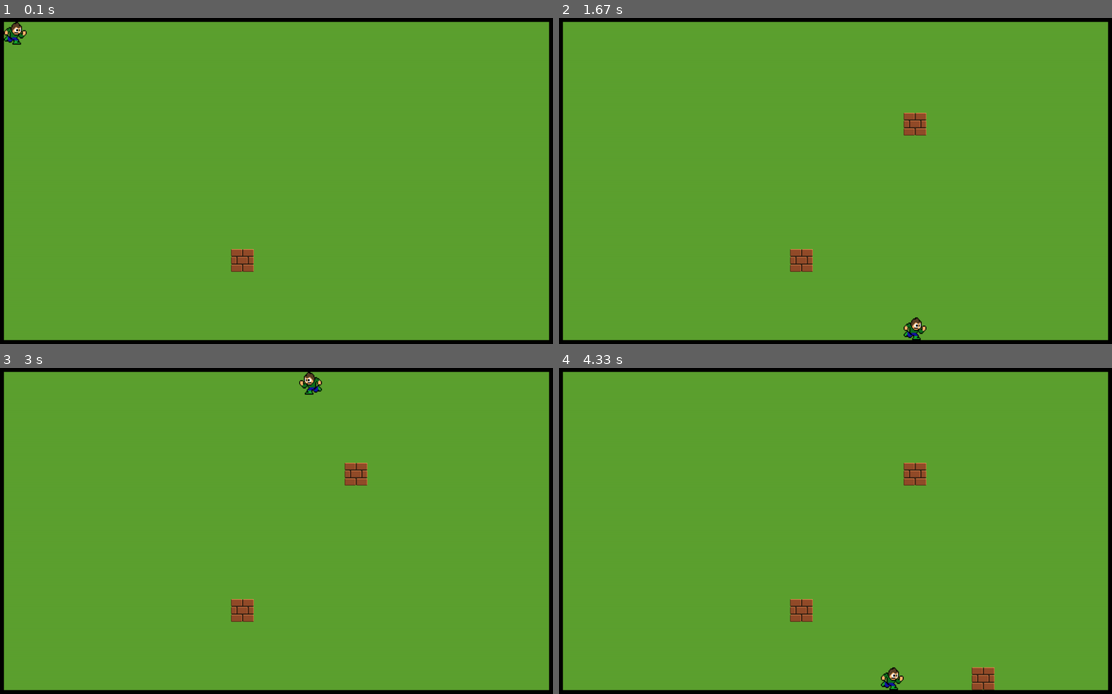
Above: before the commit, frames 1-4 (two rows, left to right).
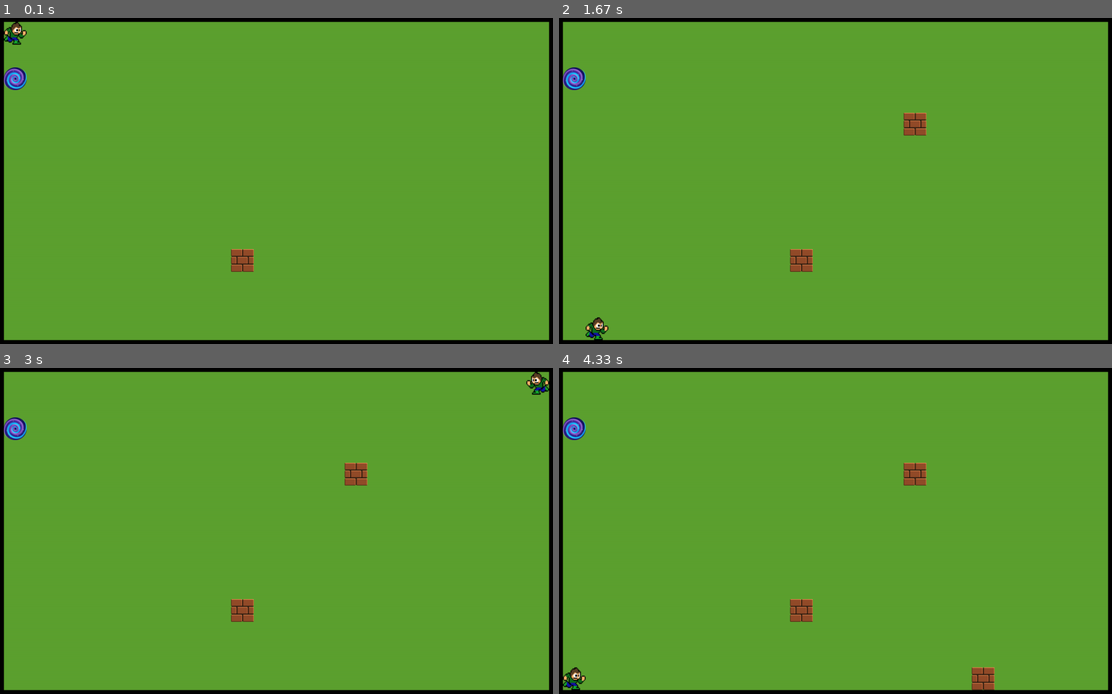
Above: after the commit, the same moments.

Repository: ArtSharaev/PygameProject
Game: pygame game, started from run.py
Two runs of this game, one before a commit and one after it. Both use one fixed random seed, a clock stepped at 60 frames per second and the inputs below.
Inputs:
- Up to frame 1 (0.1 s): no input
- Up to frame 2 (1.67 s): tap A at 0.33 s; hold Right 0.67-1.13 s; hold Up 1.17-1.47 s; hold Right from 1.5 s (still down)
- Up to frame 3 (3 s): release Right at 1.97 s; hold Left 2-2.53 s; hold Down 2.57-2.87 s; hold Left from 2.9 s (still down)
- Up to frame 4 (4.33 s): release Left at 3.3 s; hold Up 3.33-3.7 s; hold Right from 3.73 s (still down)

The runs differ from the first frame. In frame 1, 0.2% of the frame differs, in the area x 0-5%, y 15-23%; in frame 2, 0.6%; in frame 3, 0.6%, in the area x 0-100%, y 1-23%; in frame 4, 0.6%.

Commit message:
40% работы, добавлен класс портала

Diff:
--- /dev/null
+++ b/MyClasses/ExitClass.py
@@ -0,0 +1,33 @@
+"""
+Класс объекта - выхода, столкнувшись с которым,
+игрок переходит на следующий уровень.
+На матрице доски стена обозначается цифрой 2
+"""
+
+import pygame
+
+
+class Exit(pygame.sprite.Sprite):
+    image = pygame.image.load('Sprites/exit.png')
+
+    def __init__(self, x, y, boardclass, *group):
+        super().__init__(*group)
+        self.matrix_coords = [x, y]
+        self.boardclass = boardclass
+        self.image = Exit.image
+        self.rect = self.image.get_rect()
+        self.rect.x = x * self.boardclass.cell_size + self.boardclass.indleft
+        self.rect.y = y * self.boardclass.cell_size + self.boardclass.indleft
+        self.matrix_coords = [y, x]
+        self.boardclass.board[self.matrix_coords[0]][self.matrix_coords[1]] = 2
+
+    def set_coords(self, matrix_coords):
+        self.matrix_coords = matrix_coords
+        self.boardclass.board[self.matrix_coords[0]][
+            self.matrix_coords[1]] = 1
+        x = self.matrix_coords[1] * self.boardclass.cell_size\
+            + self.boardclass.indleft
+        y = self.matrix_coords[0] * self.boardclass.cell_size\
+            + self.boardclass.indtop
+        self.rect.x = x
+        self.rect.y = y
--- a/MyClasses/PlayerClass.py
+++ b/MyClasses/PlayerClass.py
@@ -31,6 +31,18 @@
             return True
         return False
 
+    def set_coords(self, matrix_coords):
+        self.matrix_coords = matrix_coords
+        self.boardclass.board[self.matrix_coords[0]][
+            self.matrix_coords[1]] = 1
+        x = self.matrix_coords[1] * self.boardclass.cell_size\
+            + self.boardclass.indleft
+        y = self.matrix_coords[0] * self.boardclass.cell_size\
+            + self.boardclass.indtop
+        self.rect.x = x
+        self.rect.y = y
+
+
     def update(self, key):
         self.boardclass.board[self.matrix_coords[0]][self.matrix_coords[1]] = 0
         if key == 'up':
@@ -44,7 +56,7 @@
         elif key == 'left':
             self.matrix_coords[1] -= 1
             if self.matrix_coords[1] < 0:
-                self.matrix_coords[1] = self.boardclass.height - 1
+                self.matrix_coords[1] = self.boardclass.width - 1
             self.image = Player.image_left
         elif key == 'right':
             self.matrix_coords[1] += 1
--- a/run.py
+++ b/run.py
@@ -1,6 +1,7 @@
 from MyClasses.BoardClass import *
 from MyClasses.PlayerClass import *
 from MyClasses.WallClass import *
+from MyClasses.ExitClass import *
 from random import randint, choice
 from pprint import pprint
 
@@ -17,6 +18,13 @@
     board.sprite_group.add(player)
     board.render(screen)  # первая отрисовка поля
     # clock = pygame.time.Clock()
+    x = randint(0, 23)
+    y = randint(0, 13)
+    while board.board[y][x] != 0:
+        x = randint(10, 23)
+        y = randint(0, 13)
+    exit = Exit(x, y, board)
+    board.sprite_group.add(exit)
     running = True
     was_move = False
     while running:
@@ -47,6 +55,10 @@
                             player.kill()
                             print('Игрок столкнулся со стеной!')
                             running = False
+                    if player.check_collision():
+                        player.kill()
+                        print('Переход на новый уровень!')
+                        running = False
                     if movecount % 2 == 0 and choice([0, 1, 1, 1]):
                         # каждый второй ход с вероятностью 75%
                         # появляется новая стена в случайной не занятой клетке
Binary file added: Sprites/exit.png
